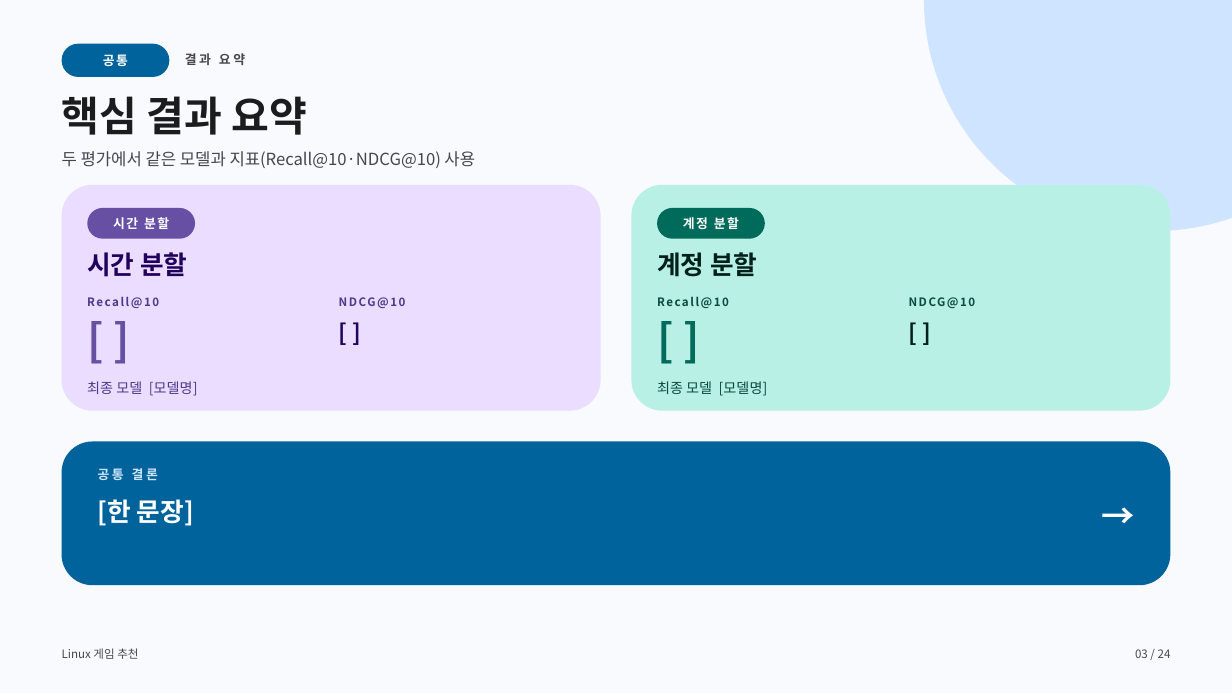
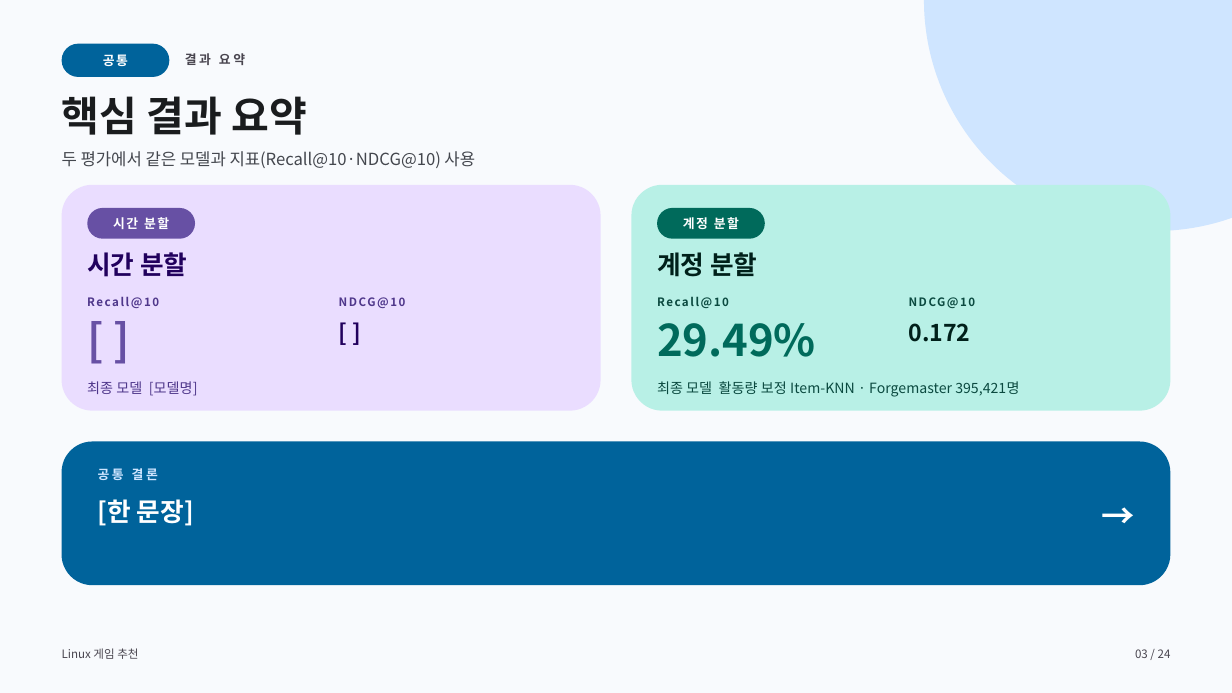
Before and after one commit to jinSeong-P/ML-game-recommendation, a slide deck: slide 3 of presentation/ML-game-recommendation-final.pptx. Drawn at 1232x693 pixels with LibreOffice and Linux fonts; fonts in the diff are those of the drawing. Boxes give left, top, right and bottom in pixels: in the first picture for what was removed or moved away, otherwise in the second. Text is boxed around its words. In the diff, an @@ line names an element or a change of style, - is before the commit and + after.

```diff
--- a/presentation/ML-game-recommendation-final.pptx
+++ b/presentation/ML-game-recommendation-final.pptx
@@ text at [657,323,816,357]: text changed @@
-[ ]
+29.49%
@@ text at [909,323,971,342]: text changed @@
-[ ]
+0.172
@@ text at [657,381,1019,397]: text changed @@
-최종 모델 [모델명]
+최종 모델 활동량 보정 Item-KNN · Forgemaster 395,421명
```
Also in this commit, not shown: 9 other slides changed.
